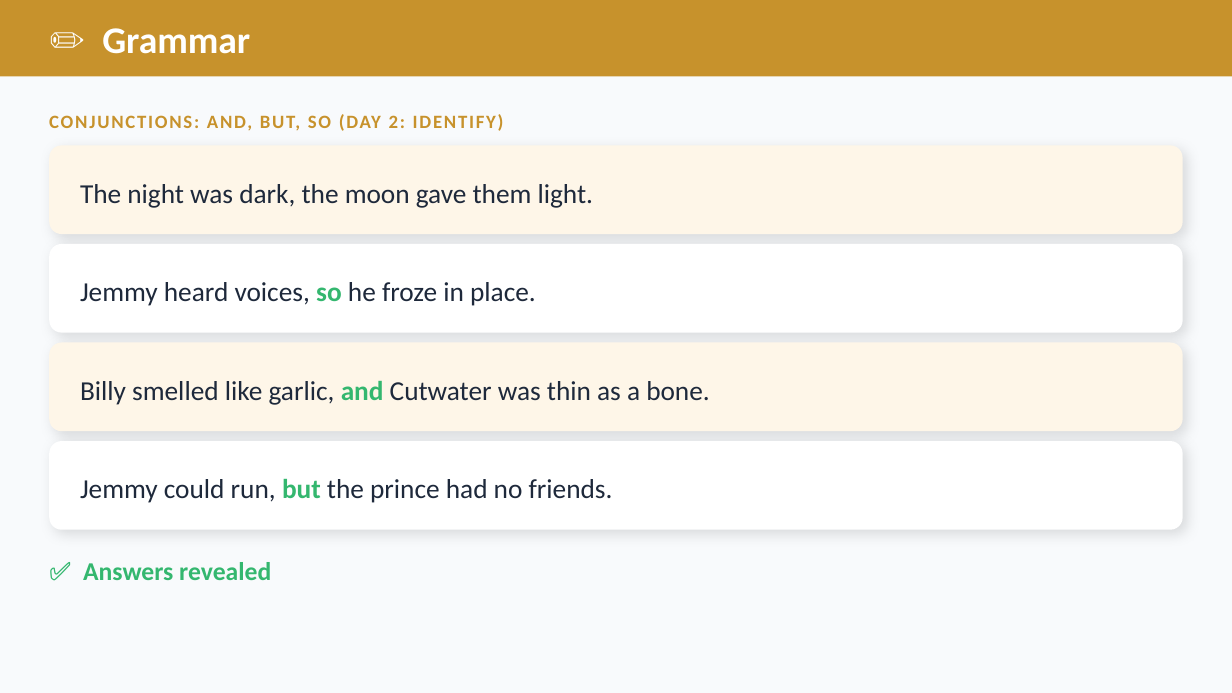
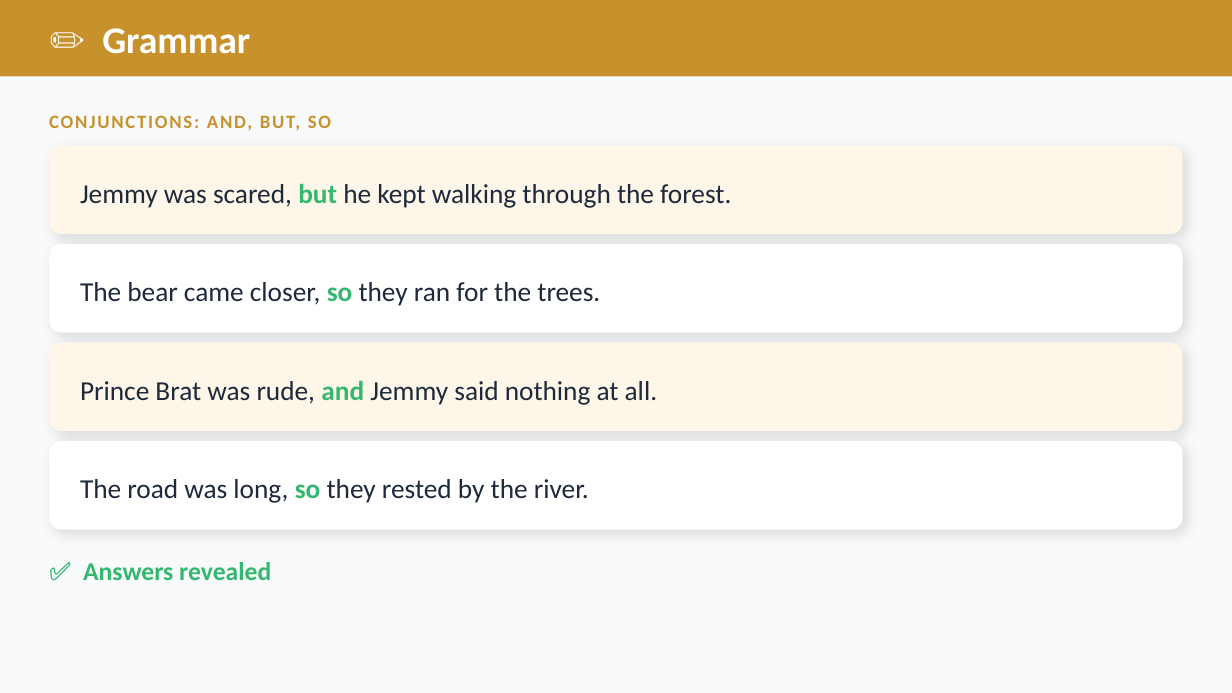
Before and after one commit to optimaondemand/optima-3rd-ela, a slide deck: slide 15 of Planning docs/Slides/lesson-18-2-teacher-slides.pptx (slide 13 before the commit). Drawn at 1232x693 pixels with LibreOffice and Linux fonts; fonts in the diff are those of the drawing. Boxes give left, top, right and bottom in pixels: in the first picture for what was removed or moved away, otherwise in the second. Text is boxed around its words. In the diff, an @@ line names an element or a change of style, - is before the commit and + after.

```diff
--- a/Planning docs/Slides/lesson-18-2-teacher-slides.pptx
+++ b/Planning docs/Slides/lesson-18-2-teacher-slides.pptx
@@ text at [49, 115, 331, 130]: text changed @@
-CONJUNCTIONS: AND, BUT, SO (DAY 2: IDENTIFY)
+CONJUNCTIONS: AND, BUT, SO
@@ text at [80, 184, 731, 208]: text changed @@
-The night was dark, the moon gave them light.
+Jemmy was scared, but he kept walking through the forest.
@@ text at [80, 282, 600, 306]: text changed @@
-Jemmy heard voices, so he froze in place.
+The bear came closer, so they ran for the trees.
@@ text at [80, 381, 657, 405]: text changed @@
-Billy smelled like garlic, and Cutwater was thin as a bone.
+Prince Brat was rude, and Jemmy said nothing at all.
@@ text at [80, 479, 589, 503]: text changed @@
-Jemmy could run, but the prince had no friends.
+The road was long, so they rested by the river.
```
Also in this commit, not shown: 2 other slides changed, 6 slides added, 4 slides removed, 20 other files.
